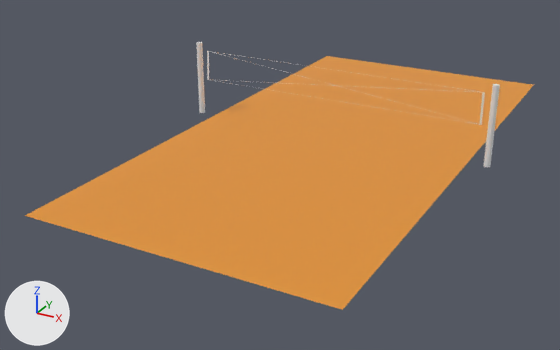
The Blender file Blender Models/Voleyball_Court.blend as it was, and as the next commit left it.
Rendered twice from a 50 mm camera at (9.93, -21.56, 9.01) aimed at (-1.02, -1.66, -0.94). The axes (+X, +Y, +Z) are drawn at lower left. The lights are the same throughout. The first picture is the older version.
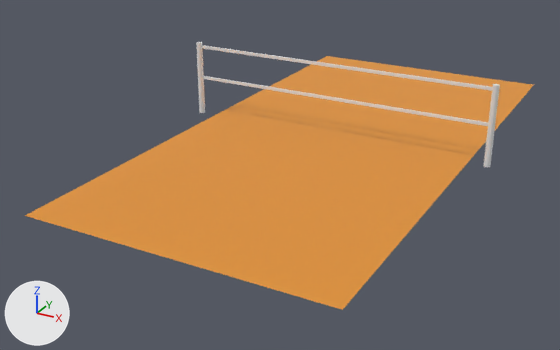
Commit message: Finished the model for the volleyball net

What changed in the scene script:
```text
Add me_grid:
    me_grid.from_pydata(...)  # 3801 vertices, 0 faces, 7400 loose edges; spans x -1.0..1.0, y -1.0..1.0, z 0.0
Change ob_cube:
    remove _m = ob_cube.modifiers.new('Decimate', 'DECIMATE')
    remove _m.decimate_type = 'UNSUBDIV'
    remove _m.iterations = 11
    remove _m = ob_cube.modifiers.new('Wireframe', 'WIREFRAME')
    ob_cube.location: (0.0, 0.0, 1.74) -> (-0.0472, 0.017, 2.364)
    ob_cube.scale: (4.75, 0.025, 0.5) -> (5.05, 0.03, 0.08)
    add ob_cube.delta_scale = (1.0, 1.0, 0.6)
Add ob_cube_001:
    ob_cube_001 = bpy.data.objects.new('Cube.001', me_cube_001.copy())  # the mesh of ob_cube
    ob_cube_001.parent = ob_grid
    ob_cube_001.matrix_parent_inverse = Matrix(((0.213, 0.0, 0.0, 0.00587), (0.0, 0.0, 2.0, -3.63), (0.0, -0.1, 0.0, -0.000121), (0.0, 0.0, 0.0, 1.0)))
    ob_cube_001.location = (-0.0175, 0.017, 1.285)
    ob_cube_001.scale = (5.05, 0.03, 0.08)
    ob_cube_001.delta_scale = (1.0, 1.0, 0.6)
Add ob_grid:
    ob_grid = bpy.data.objects.new('Grid', me_grid)
    ob_grid.parent = ob_cylinder
    ob_grid.matrix_parent_inverse = Matrix(((10.0, 0.0, 0.0, -50.7), (0.0, 10.0, 0.0, 0.0), (0.0, 0.0, 0.8, -1.0), (0.0, 0.0, 0.0, 1.0)))
    ob_grid.location = (-0.0276, -0.00121, 1.815)
    ob_grid.rotation_euler = (1.571, 0.0, 0.0)  # degrees (90, 0, 0)
    ob_grid.scale = (4.7, 0.5, 10.0)
```

Where the change shows, as pixel boxes (x1, y1, x2, y2) in the pictures (560 x 350 px):
'Cube', moved, rescaled, modifiers changed (37% shorter)
    before: (207, 51, 485, 125)
    after: (202, 45, 492, 91)
'Cube.001', added (mostly hidden)
    after: (203, 76, 488, 126)
